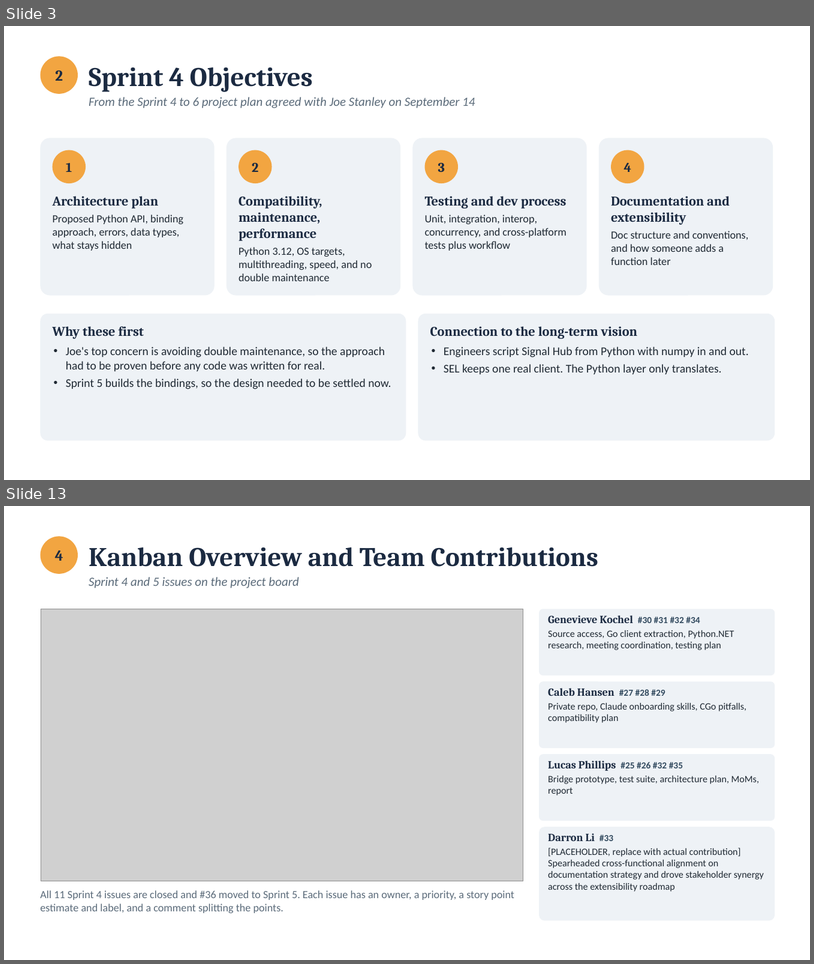
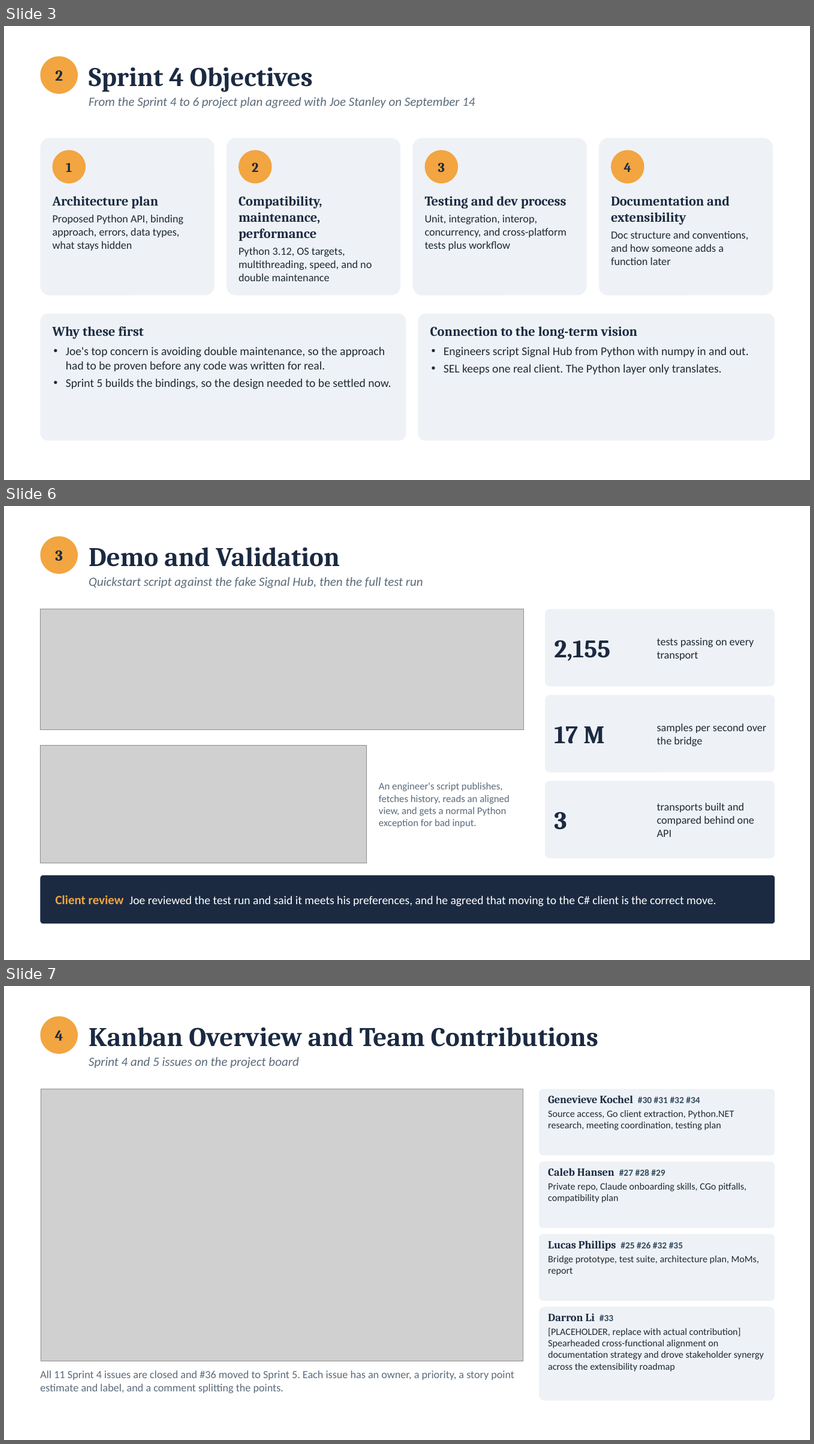
Before and after one commit to calebh13/sel-blueframe-sdk, a slide deck: Sprints/Sprint_4/Sprint 4 Presentation.pptx. Shown one above the other, each under a label of ours: slides 3 and 13 before the commit, slides 3, 6 and 7 after it; the slides between them are not shown. The pictures are 814x964 and 814x1444 pixels, drawn with LibreOffice and Linux fonts; fonts in the diff are those of the drawing; grey boxes stand for pictures. Boxes give left, top, right and bottom in pixels: in the first picture for what was removed or moved away, otherwise in the second. Text is boxed around its words. In the diff, an @@ line names an element or a change of style, - is before the commit and + after.

Commit message:
Prototype overview, client feedback, and shorter feature section in slides

```diff
--- a/Sprints/Sprint_4/Sprint 4 Presentation.pptx
+++ b/Sprints/Sprint_4/Sprint 4 Presentation.pptx
@@ slide 6 added at <box>4,506,810,960</box>, background #FFFFFF @@
@@ ellipse added at <box>40,536,78,574</box>, fill #F2A541, 18 pt, text #1B2A41, bold @@
+3
@@ text added at <box>89,547,340,567</box>, 32 pt, text #1B2A41, bold @@
+Demo and Validation
@@ text added at <box>89,577,423,588</box>, 15 pt, text #5B6B7A, italic @@
+Quickstart script against the fake Signal Hub, then the full test run
@@ picture added at <box>40,609,524,730</box> @@
@@ rounded rectangle added at <box>545,609,776,686</box>, fill #EEF2F6 @@
@@ text added at <box>554,640,611,661</box>, 30 pt, text #1B2A41, bold @@
+2,155
@@ text added at <box>657,637,755,660</box>, 13 pt, text #1F2933 @@
+tests passing on every transport
@@ rounded rectangle added at <box>545,695,776,772</box>, fill #EEF2F6 @@
@@ text added at <box>554,726,605,744</box>, 30 pt, text #1B2A41, bold @@
+17 M
@@ text added at <box>657,723,767,746</box>, 13 pt, text #1F2933 @@
+samples per second over the bridge
@@ picture added at <box>40,745,366,863</box> @@
@@ text added at <box>379,782,510,828</box>, 12 pt, text #5B6B7A @@
+An engineer's script publishes, fetches history, reads an aligned view, and gets a normal Python exception for bad input.
@@ rounded rectangle added at <box>545,781,776,858</box>, fill #EEF2F6 @@
@@ text added at <box>554,811,567,829</box>, 30 pt, text #1B2A41, bold @@
+3
@@ text added at <box>657,802,755,837</box>, 13 pt, text #1F2933 @@
+transports built and compared behind one API
@@ rounded rectangle added at <box>40,875,776,924</box>, fill #1B2A41 @@
@@ text added at <box>56,895,716,906</box>, 14 pt, text #FFFFFF @@
+Client review Joe reviewed the test run and said it meets his preferences, and he agreed that moving to the C# client is the correct move.
@@ what was slide 13 is now slide 7 @@
```
Also in this commit, not shown: 6 slides changed, 1 other slide added, 8 slides removed, 8 other files.
